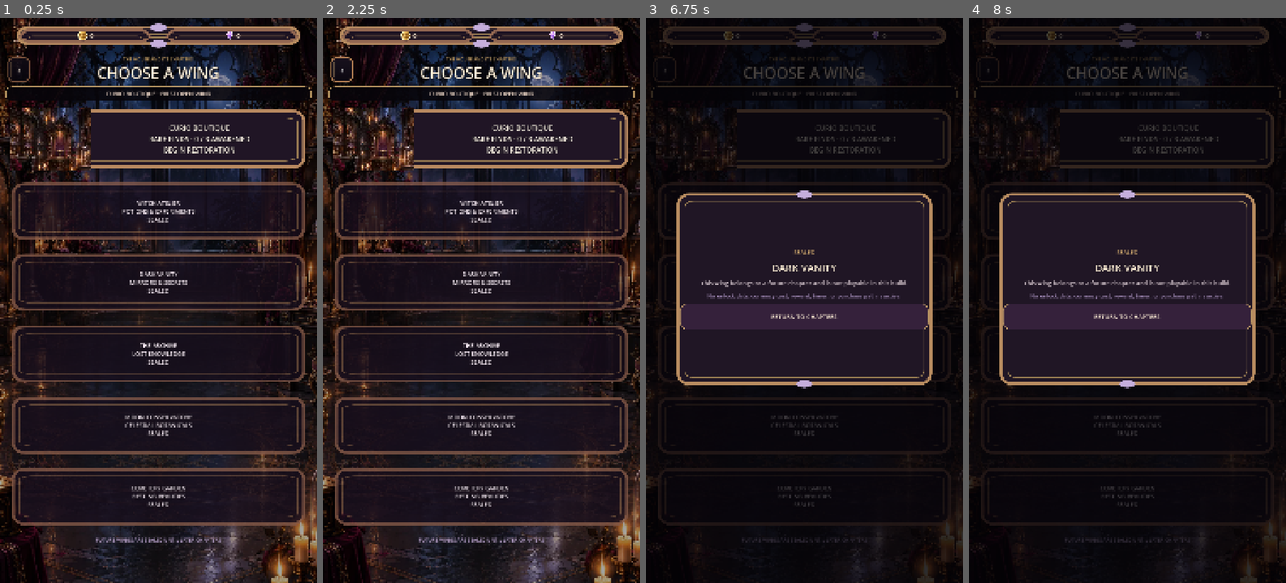
Above: before the commit, frames 1-4 (left to right).
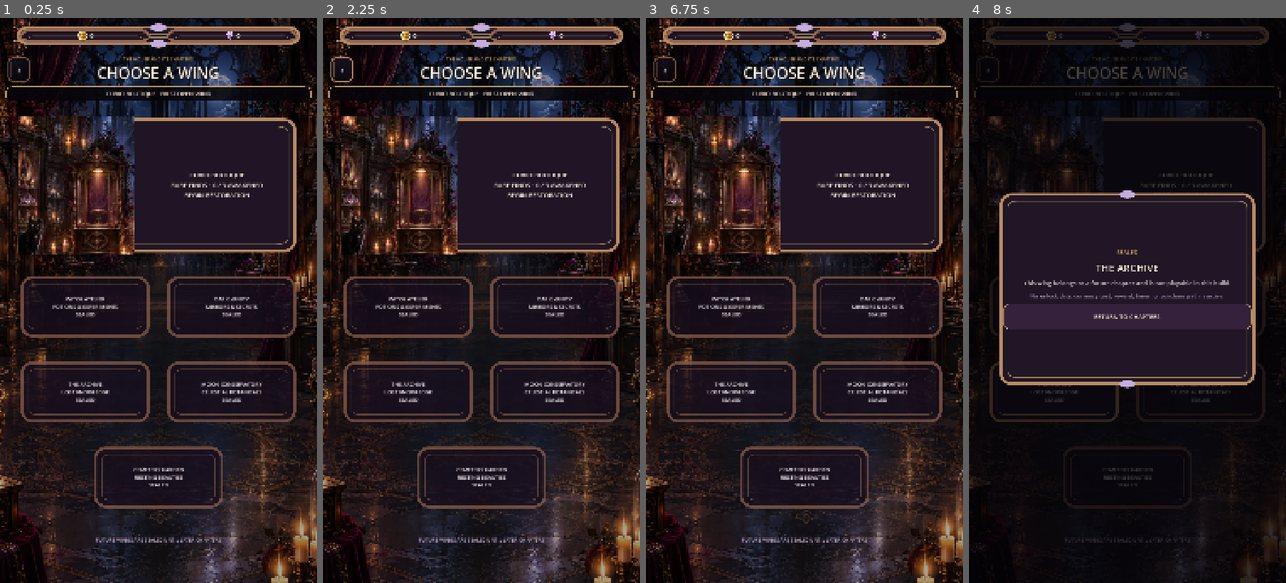
Above: after the commit, the same moments.

Repository: Jay-prodesign/akilta-match3
Game: Godot game, scene res://src/ui/map/chapter_select.tscn
Two runs of this game, one before a commit and one after it. Both use one fixed random seed, a clock stepped at 60 frames per second and the inputs below. This scene is started directly instead of the project's main scene.
Inputs:
- Up to frame 1 (0.25 s): no input
- Up to frame 2 (2.25 s): click "CURIO BOUTIQUE RARE FINDS · 0…" at 0.5 s; click "CURIO BOUTIQUE RARE FINDS · 0…" at 1.25 s; click "‹" at 2 s
- Up to frame 3 (6.75 s): click "DARK VANITY MIRRORS & SECRETS…" at 2.75 s; click "THE ARCHIVE LOST KNOWLEDGE SE…" at 3.5 s; click "MOON CONSERVATORY CELESTIAL B…" at 4.25 s; click "CEMETERY GARDEN RESTING BEAUT…" at 5 s; click "‹" at 5.75 s; click "DARK VANITY MIRRORS & SECRETS…" at 6.5 s
- Up to frame 4 (8 s): click "THE ARCHIVE LOST KNOWLEDGE SE…" at 7.25 s

The runs differ from the first frame. In frame 1, 24% of the frame differs, in the area x 3-97%, y 15-90%; in frame 2, 24%; in frame 3, 41%, in the area x 0-100%, y 0-100%; in frame 4, 3.9%.

Commit message:
Recompose chapter select as a House-wing gallery

Diff:
--- a/src/ui/map/chapter_select.gd
+++ b/src/ui/map/chapter_select.gd
@@ -14,12 +14,12 @@
 const CURRENT_WING_ART_PATH := "res://assets/world/ch01_curio_boutique/prestart_curio_boutique_shared.webp"
 
 const WINGS := [
-	{"id":"curio_boutique","name":"CURIO BOUTIQUE","x":0.07,"y":0.03,"w":0.86,"h":0.23},
-	{"id":"witch_atelier","name":"WITCH ATELIER","x":0.03,"y":0.31,"w":0.46,"h":0.16},
-	{"id":"dark_vanity","name":"DARK VANITY","x":0.51,"y":0.31,"w":0.46,"h":0.16},
-	{"id":"archive","name":"THE ARCHIVE","x":0.03,"y":0.51,"w":0.46,"h":0.16},
-	{"id":"moon_conservatory","name":"MOON CONSERVATORY","x":0.51,"y":0.51,"w":0.46,"h":0.16},
-	{"id":"cemetery_garden","name":"CEMETERY GARDEN","x":0.27,"y":0.72,"w":0.46,"h":0.16},
+	{"id":"curio_boutique","name":"CURIO BOUTIQUE","x":0.03,"y":0.02,"w":0.94,"h":0.34},
+	{"id":"witch_atelier","name":"WITCH ATELIER","x":0.03,"y":0.39,"w":0.46,"h":0.17},
+	{"id":"dark_vanity","name":"DARK VANITY","x":0.51,"y":0.39,"w":0.46,"h":0.17},
+	{"id":"archive","name":"THE ARCHIVE","x":0.03,"y":0.59,"w":0.46,"h":0.17},
+	{"id":"moon_conservatory","name":"MOON CONSERVATORY","x":0.51,"y":0.59,"w":0.46,"h":0.17},
+	{"id":"cemetery_garden","name":"CEMETERY GARDEN","x":0.27,"y":0.79,"w":0.46,"h":0.17},
 ]
 
 var progress
@@ -160,19 +160,18 @@
 func _layout_chapter_hotspots(grid: Control, buttons: Array[Button]) -> void:
 	if grid == null or grid.size.x <= 0.0 or grid.size.y <= 0.0:
 		return
-	# The North Star chapter chooser is a portrait list, not a dashboard grid.
-	# Keep all six wing identities in one scan path even on high-resolution phones.
-	var spacing := 10.0
-	var current_height := clampf(grid.size.y * 0.235, 150.0, 238.0)
-	var locked_height := maxf(88.0, (grid.size.y - current_height - spacing * 5.0) / 5.0)
-	var y := 0.0
+	# The North Star chooser is a House-wing gallery: one dominant live wing,
+	# then five truthful sealed destinations. Reuse the authored House world
+	# behind the sealed glass rather than fabricating future-wing artwork.
 	for button in buttons:
+		var x := float(button.get_meta("map_x", 0.0))
+		var y := float(button.get_meta("map_y", 0.0))
+		var w := float(button.get_meta("map_w", 1.0))
+		var h := float(button.get_meta("map_h", 0.16))
+		button.position = Vector2(roundf(grid.size.x * x), roundf(grid.size.y * y))
+		button.size = Vector2(roundf(grid.size.x * w), roundf(grid.size.y * h))
 		var current := String(button.get_meta("chapter_id", "")) == "curio_boutique"
-		var height := current_height if current else locked_height
-		button.position = Vector2(0.0, y)
-		button.size = Vector2(grid.size.x, height)
-		button.add_theme_font_size_override("font_size", 27 if current else 20)
-		y += height + spacing
+		button.add_theme_font_size_override("font_size", 24 if current else 18)
 
 func chapter_visual_contract() -> Dictionary:
 	return {
@@ -188,8 +187,8 @@
 		"compact_header_back": _back != null and _back.custom_minimum_size.x >= 88.0 and _back.custom_minimum_size.x <= 96.0 and _back.custom_minimum_size.y >= 88.0,
 		"summary_plate": _chapter_summary != null and _chapter_summary.get_theme_stylebox("normal") != null,
 		"chapter_descriptors_present": _witch_atelier.text.contains("POTIONS & EXPERIMENTS") and _dark_vanity.text.contains(" …(181 unchanged characters)…
-		"north_star_vertical_wing_list": _grid != null and _current.size.x >= _grid.size.x * 0.95 and _witch_atelier.size.x >= _grid.size.x * 0.95 and _current.position.y < _witch_atelier.position.y and _witch_atelier.position.y < _dark_vanity.position.y and _dark_vanity.position.y < _archive.position.y and _archive.position.y < _moon_conservatory.position.y and _moon_conservatory.position.y < _cemetery_garden.position.y,
-		"current_wing_art_subordinate": _current_art != null and _current_art.anchor_right <= 0.31,
+		"north_star_wing_gallery": _grid != null and _current.size.x >= _grid.size.x * 0.90 and _current.size.y >= _witch_atelier.size.y * 1.65 and _witch_atelier.size.x >= _grid.size.x * 0.42 and _witch_atelier.size.x <= _grid.size.x * 0.50 and _dark_vanity.position.x > _witch_atelier.position.x and _archive.position.y > _witch_atelier.position.y and _moon_conservatory.position.x > _archive.position.x and _cemetery_garden.position.y > _archive.position.y,
+		"current_wing_art_dominant": _current_art != null and _current_art.anchor_right >= 0.40 and _current_art.anchor_right <= 0.48,
 		"asset_backed_wing_rows": [_current, _witch_atelier, _dark_vanity, _archive, _moon_conservatory, _cemetery_garden].all(func(button): return button.get_theme_stylebox("normal") is StyleBoxTexture),
 		"asset_backed_header_back": _back != null and _back.get_theme_stylebox("normal") is StyleBoxTexture and String(_back.get_meta("production_chrome_kind", "")) == "action_utility_chapter_back",
 		"current_copy_clears_thumbnail": _current != null and _current.text == "" and _current_copy != null and _current_copy.anchor_left >= 0.30 and _current_copy.anchor_right <= 0.97 and _current_copy.get_theme_font_size("font_size") <= 24,
--- a/src/ui/map/chapter_select.tscn
+++ b/src/ui/map/chapter_select.tscn
@@ -37,7 +37,7 @@
 corner_radius_top_right = 22
 corner_radius_bottom_right = 22
 corner_radius_bottom_left = 22
-content_margin_left = 318.0
+content_margin_left = 244.0
 content_margin_top = 14.0
 content_margin_right = 18.0
 content_margin_bottom = 14.0
@@ -55,7 +55,7 @@
 corner_radius_top_right = 22
 corner_radius_bottom_right = 22
 corner_radius_bottom_left = 22
-content_margin_left = 318.0
+content_margin_left = 244.0
 content_margin_top = 14.0
 content_margin_right = 18.0
 content_margin_bottom = 14.0
@@ -231,7 +231,7 @@
 
 [node name="CurrentWingCopy" type="Label" parent="Layout/ChapterGrid/CurioBoutiqueButton"]
 layout_mode = 1
-anchor_left = 0.31
+anchor_left = 0.45
 anchor_top = 0.12
 anchor_right = 0.96
 anchor_bottom = 0.88
@@ -241,7 +241,7 @@
 theme_override_colors/font_color = Color(1, 0.969, 0.914, 1)
 theme_override_colors/font_outline_color = Color(0.02, 0.014, 0.028, 0.96)
 theme_override_constants/outline_size = 3
-theme_override_font_sizes/font_size = 24
+theme_override_font_sizes/font_size = 22
 text = "CURIO BOUTIQUE\nRARE FINDS · 0 / 3 AWAKENED\nBEGIN RESTORATION"
 horizontal_alignment = 1
 vertical_alignment = 1
@@ -250,7 +250,7 @@
 [node name="CurrentWingArtwork" type="TextureRect" parent="Layout/ChapterGrid/CurioBoutiqueButton"]
 layout_mode = 1
 anchors_preset = 15
-anchor_right = 0.29
+anchor_right = 0.43
 anchor_bottom = 1.0
 offset_left = 12.0
 offset_top = 12.0
@@ -267,7 +267,7 @@
 theme_override_colors/font_color = Color(0.97, 0.92, 0.96, 1)
 theme_override_colors/font_outline_color = Color(0.02, 0.014, 0.028, 0.96)
 theme_override_constants/outline_size = 3
-theme_override_font_sizes/font_size = 21
+theme_override_font_sizes/font_size = 18
 theme_override_styles/normal = SubResource("LockedNormal")
 theme_override_styles/hover = SubResource("LockedHover")
 theme_override_styles/pressed = SubResource("LockedHover")
@@ -282,7 +282,7 @@
 theme_override_colors/font_color = Color(0.97, 0.92, 0.96, 1)
 theme_override_colors/font_outline_color = Color(0.02, 0.014, 0.028, 0.96)
 theme_override_constants/outline_size = 3
-theme_override_font_sizes/font_size = 23
+theme_override_font_sizes/font_size = 18
 theme_override_styles/normal = SubResource("LockedNormal")
 theme_override_styles/hover = SubResource("LockedHover")
 theme_override_styles/pressed = SubResource("LockedHover")
@@ -297,7 +297,7 @@
 theme_override_colors/font_color = Color(0.97, 0.92, 0.96, 1)
 theme_override_colors/font_outline_color = Color(0.02, 0.014, 0.028, 0.96)
 theme_override_constants/outline_size = 3
-theme_override_font_sizes/font_size = 23
+theme_override_font_sizes/font_size = 18
 theme_override_styles/normal = SubResource("LockedNormal")
 theme_override_styles/hover = SubResource("LockedHover")
 theme_override_styles/pressed = SubResource("LockedHover")
@@ -312,7 +312,7 @@
 theme_override_colors/font_color = Color(0.97, 0.92, 0.96, 1)
 theme_override_colors/font_outline_color = Color(0.02, 0.014, 0.028, 0.96)
 theme_override_constants/outline_size = 3
-theme_override_font_sizes/font_size = 23
+theme_override_font_sizes/font_size = 18
 theme_override_styles/normal = SubResource("LockedNormal")
 theme_override_styles/hover = SubResource("LockedHover")
 theme_override_styles/pressed = SubResource("LockedHover")
@@ -327,7 +327,7 @@
 theme_override_colors/font_color = Color(0.97, 0.92, 0.96, 1)
 theme_override_colors/font_outline_color = Color(0.02, 0.014, 0.028, 0.96)
 theme_override_constants/outline_size = 3
-theme_override_font_sizes/font_size = 23
+theme_override_font_sizes/font_size = 18
 theme_override_styles/normal = SubResource("LockedNormal")
 theme_override_styles/hover = SubResource("LockedHover")
 theme_override_styles/pressed = SubResource("LockedHover")
--- a/tests/integration/test_chapter_select_states.gd
+++ b/tests/integration/test_chapter_select_states.gd
@@ -38,8 +38,8 @@
 		_expect(bool(visual_contract.get("compact_header_back", false)), "S02 back control must remain compact instead of consuming header width")
 		_expect(bool(visual_contract.get("summary_plate", false)), "S02 progress summary must sit on an authored plate")
 		_expect(bool(visual_contract.get("chapter_descriptors_present", false)), "S02 sealed wings must preserve their North Star chapter identities without fabricated art")
-		_expect(bool(visual_contract.get("north_star_vertical_wing_list", false)), "S02 must present the six House wings as a single North Star portrait list")
-		_expect(bool(visual_contract.get("current_wing_art_subordinate", false)), "S02 current wing artwork must remain a compact list thumbnail rather than consume the card")
+		_expect(bool(visual_contract.get("north_star_wing_gallery", false)), "S02 must present the House wings as one dominant live wing plus a truthful sealed-wing gallery")
+		_expect(bool(visual_contract.get("current_wing_art_dominant", false)), "S02 current wing artwork must read as the dominant authored destination image")
 		_expect(bool(visual_contract.get("asset_backed_wing_rows", false)), "S02 current and sealed wing rows must use verified asset-backed interactive chrome")
 		_expect(bool(visual_contract.get("asset_backed_header_back", false)), "S02 back control must use verified utility action chrome")
 		_expect(bool(visual_contract.get("current_copy_clears_thumbnail", false)), "S02 current wing copy must clear the authored thumbnail instead of overlapping it")
